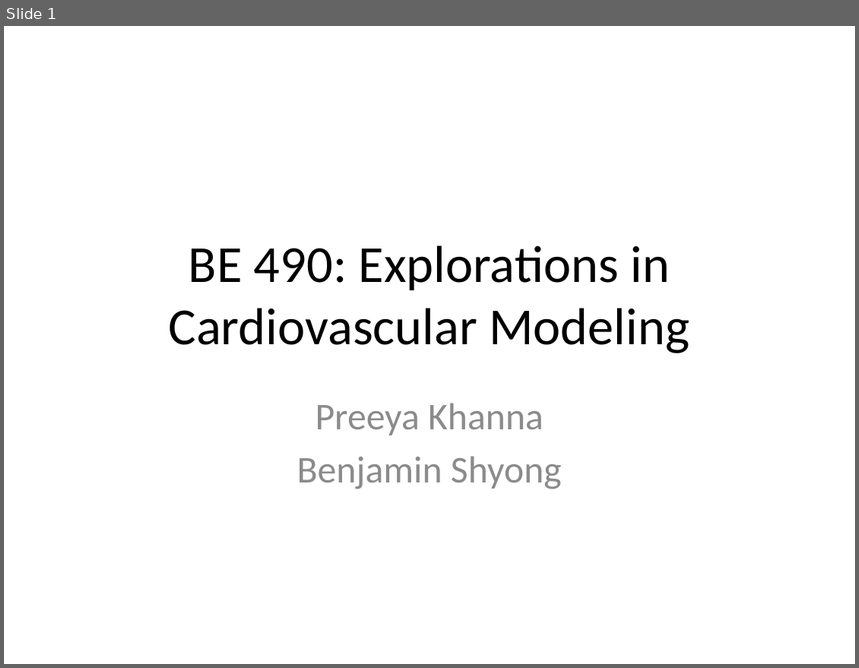
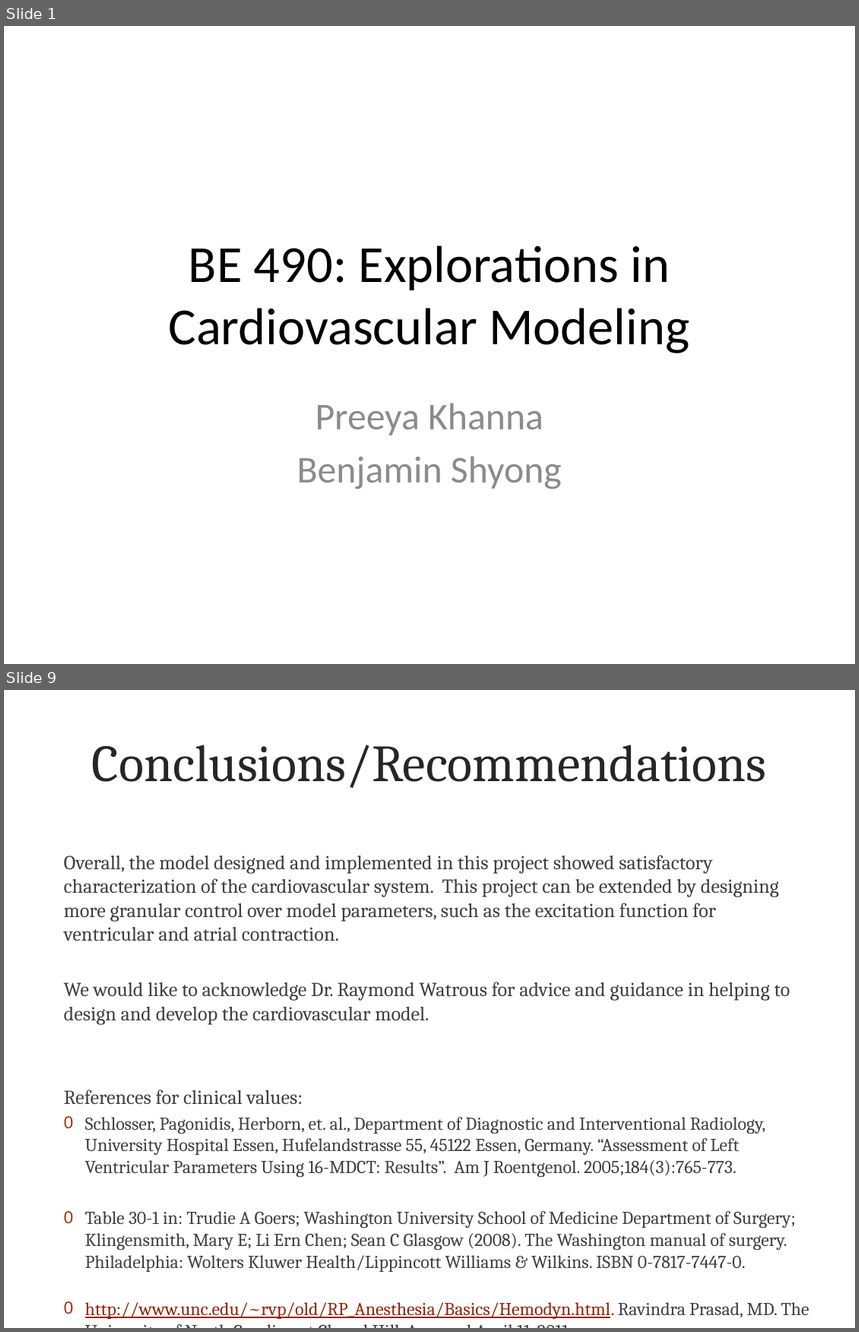
Before and after one commit to bshyong/MATLAB-Cardiovascular-Model-GUI, a slide deck: Final Presentation.pptx. Shown one above the other, each under a label of ours: slide 1 before the commit, slides 1 and 9 after it; the slides between them are not shown. The pictures are 859x668 and 859x1332 pixels, drawn with LibreOffice and Linux fonts; fonts in the diff are those of the drawing; background and template pictures are left out. Boxes give left, top, right and bottom in pixels: in the first picture for what was removed or moved away, otherwise in the second. Text is boxed around its words. In the diff, an @@ line names an element or a change of style, - is before the commit and + after.

```diff
--- a/Final Presentation.pptx
+++ b/Final Presentation.pptx
@@ slide 9 added at [4, 690, 855, 1328], background picture (left out) @@
@@ title added at [92, 745, 767, 788], 44 pt, text #262626 @@
+Conclusions/Recommendations
@@ text added at [64, 855, 810, 1319], 15.4 pt, text #404040 @@
+Overall, the model designed and implemented in this project showed satisfactory characterization of the cardiovascular system. This project can be extended by designing more granular control over model parameters, such as the excitation function for ventricular and atrial contraction.
+We would like to acknowledge Dr. Raymond Watrous for advice and guidance in helping to design and develop the cardiovascular model.
+References for clinical values:
+0 Schlosser, Pagonidis, Herborn, et. al., Department of Diagnostic and Interventional Radiology, University Hospital Essen, Hufelandstrasse 55, 45122 Essen, Germany. “Assessment of Left Ventricular Parameters Using 16-MDCT: Results”. Am J Roentgenol. 2005;184(3):765-773.
+0 Table 30-1 in: Trudie A Goers; Washington University School of Medicine Department of Surgery; Klingensmith, Mary E; Li Ern Chen; Sean C Glasgow (2008). The Washington manual of surgery. Philadelphia: Wolters Kluwer Health/Lippincott Williams & Wilkins. ISBN 0-7817-7447-0.
+0 http://www.unc.edu/~rvp/old/RP_Anesthesia/Basics/Hemodyn.html. Ravindra Prasad, MD. The University of North Carolina at Chapel Hill. Assessed April 11, 2011.
```
Also in this commit, not shown: 6 slides changed, 1 other slide added, 2 slides removed, 2 other files.
